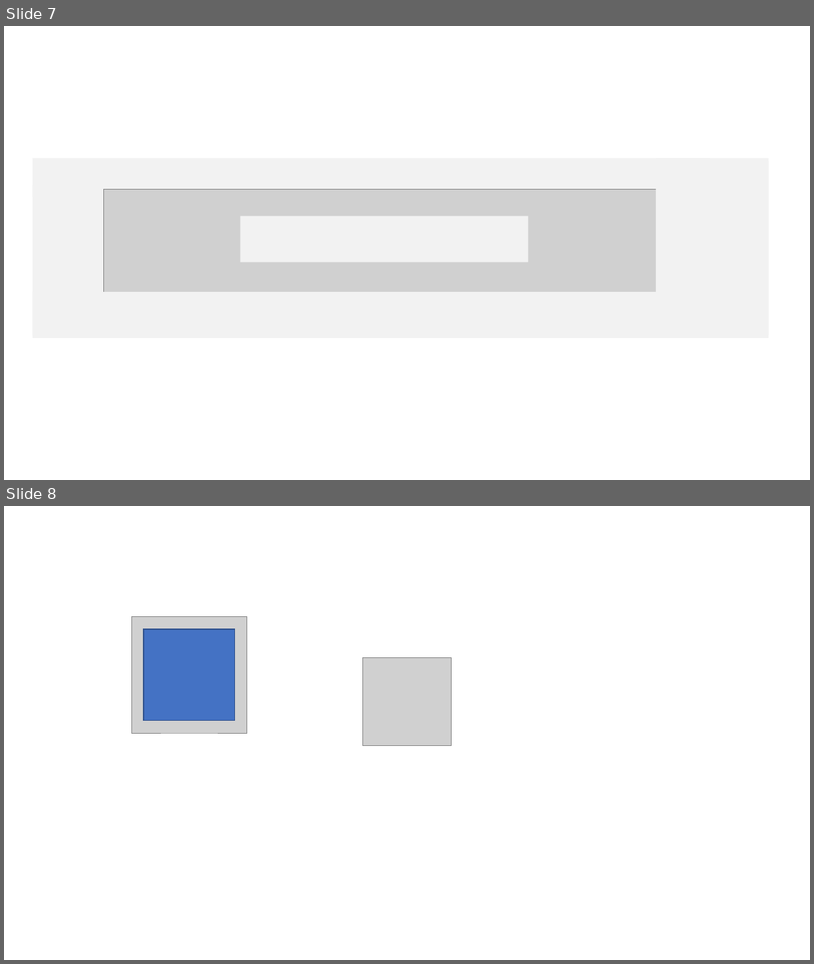
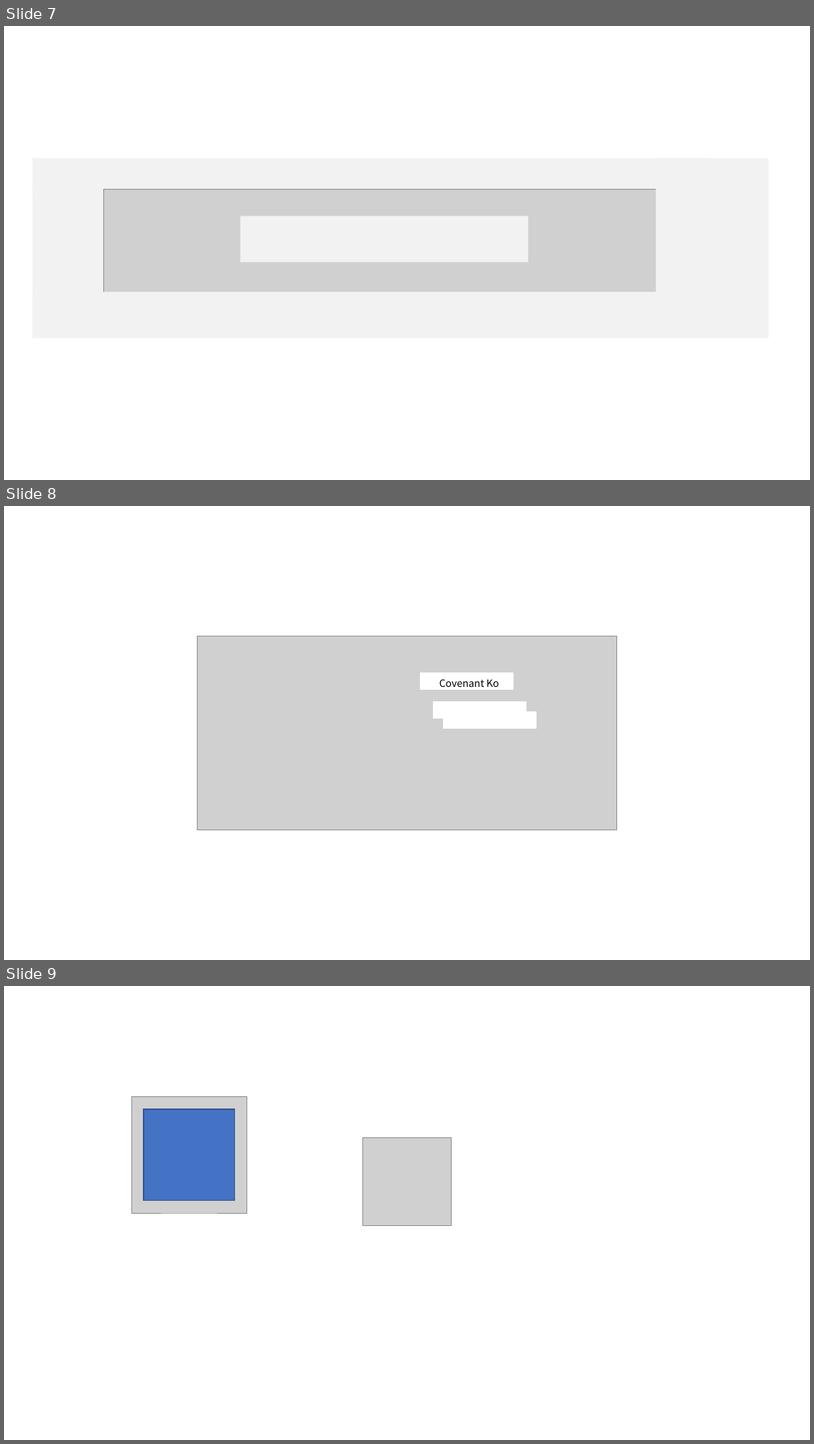
Before and after one commit to KoEonYack/koeonyack, a slide deck: img/img.pptx. Shown one above the other, each under a label of ours: slides 7 and 8 before the commit, slides 7, 8 and 9 after it. The pictures are 814x964 and 814x1444 pixels, drawn with LibreOffice and Linux fonts; fonts in the diff are those of the drawing; grey boxes stand for pictures. Boxes give left, top, right and bottom in pixels: in the first picture for what was removed or moved away, otherwise in the second. Text is boxed around its words. In the diff, an @@ line names an element or a change of style, - is before the commit and + after.

```diff
--- a/img/img.pptx
+++ b/img/img.pptx
@@ slide 8 added at [4,506,810,960], background #FFFFFF @@
@@ picture added at [197,636,617,830] @@
@@ rectangle added at [420,673,513,690], fill #FFFFFF, outline #FFFFFF 1 pt @@
@@ text added at [440,679,499,687], 12 pt, text #000000 @@
+Covenant Ko
@@ rectangle added at [434,701,527,718], fill #FFFFFF, outline #FFFFFF 1 pt @@
@@ rectangle added at [444,712,537,728], fill #FFFFFF, outline #FFFFFF 1 pt @@
@@ what was slide 8 is now slide 9 @@
```
Also in this commit, not shown: 4 other files.
